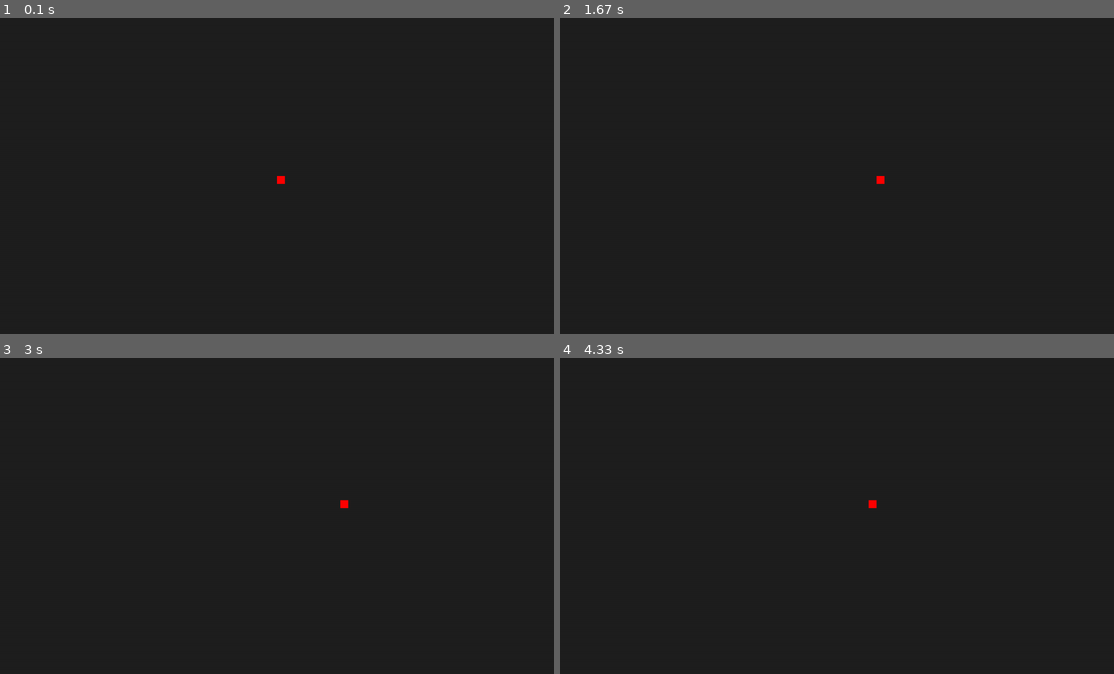
Above: before the commit, frames 1-4 (two rows, left to right).
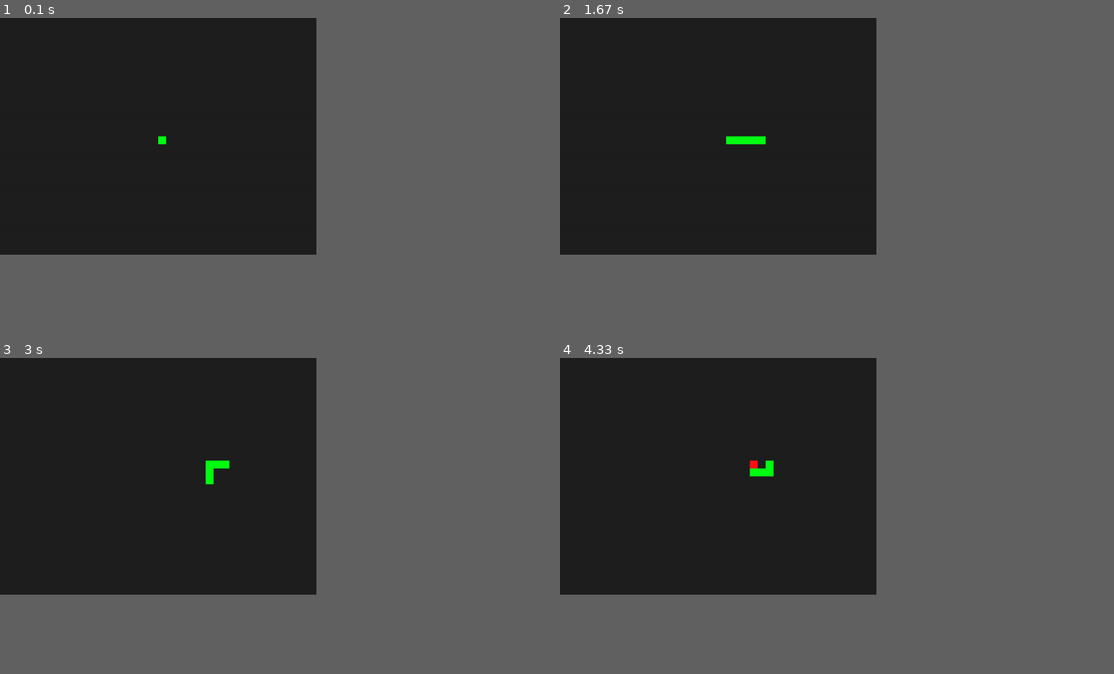
Above: after the commit, the same moments.

Repository: Filip-Kubecki/PythonProjects
Game: pygame game, started from SnakeWithPyGame/Main.py
Two runs of this game, one before a commit and one after it. Both use one fixed random seed, a clock stepped at 60 frames per second and the inputs below.
Inputs:
- Up to frame 1 (0.1 s): no input
- Up to frame 2 (1.67 s): hold P 0.33-0.8 s; hold D 0.33-0.8 s; hold P 0.83-1.3 s; hold D 0.83-1.3 s
- Up to frame 3 (3 s): hold W 1.83-2.3 s; hold D 2.33-2.8 s; hold A from 2.83 s (still down)
- Up to frame 4 (4.33 s): release A at 3.37 s; hold S 3.4-3.7 s; hold A 3.73-4.13 s; hold W from 4.17 s (still down)
In our replay, the window is 900x514 before the commit and 514x385 after it. These sizes can differ from the game's own. Grey fills any space a smaller window leaves; there, only what the larger window draws over its background counts as a difference.

The runs differ from the first frame. In frame 1, less than 0.1% of the frame differs, in the area x 28-52%, y 37-53%; in frame 2, 0.2%, in the area x 29-59%, y 37-53%; in frame 3, 0.2%; in frame 4, 0.2%.

Commit message:
Added Snake class with its basic functionalities: - movement, - collisions with itself, - adding new segments, - updating its values

Diff:
--- /dev/null
+++ b/SnakeWithPyGame/Apple.py
@@ -0,0 +1,7 @@
+import pygame
+from tools import Direction
+
+class Apple():
+    def __init__(self):
+        self.color = "#ff0000"
+        self.rect = pygame.pygame.rect.Rect(-100, -100, 20, 20)
--- a/SnakeWithPyGame/Main.py
+++ b/SnakeWithPyGame/Main.py
@@ -1,23 +1,29 @@
 # Example file showing a circle moving on screen
 import pygame
 import math
+from Snake import Snake
 from tools import Direction
 
-# pygame setup
+# Pygame setup
 pygame.init()
+pygame.display.set_caption("Snake")
 clock = pygame.time.Clock()
+screen = pygame.display.set_mode((800, 600))
 running = True
 
-screen = pygame.display.set_mode((1400, 800))
+# Snake object setup
+snake = Snake(screen.get_width() / 2, screen.get_height() / 2)
+
+# Apple rectangle
+
+
+# Game variables
 dt = 0
-
-snake_head = pygame.Rect(screen.get_width() / 2, screen.get_height() / 2, 20, 20)
-snake_direction = Direction.NONE
-
 counter = 0
 
+
+# Main loop of game -------------------------------------------------------------------------
 while running:
-    counter += 1
     # pygame.QUIT event means the user clicked X to close your window
     for event in pygame.event.get():
         if event.type == pygame.QUIT:
@@ -26,35 +32,24 @@
     # fill the screen with a color to wipe away anything from last frame
     screen.fill("#1f1f1f")
 
-    # Draw Player
-    pygame.draw.rect(screen, "red", snake_head)
+    # Draw snake object
+    snake.draw_snake(screen)
 
     # Event on pressed WSAD keys
     keys = pygame.key.get_pressed()
-    if keys[pygame.K_w]:
-        snake_direction = Direction.UP
-    elif keys[pygame.K_s]:
-        snake_direction = Direction.DOWN
-    elif keys[pygame.K_a]:
-        snake_direction = Direction.LEFT
-    elif keys[pygame.K_d]:
-        snake_direction = Direction.RIGHT
+    snake.key_event(keys)
 
-    # Move snake
+    # Update state of snake: position and directions of segments
     if counter >= 15:
         counter = 0
-        match snake_direction:
-            case Direction.UP:
-                snake_head.y -= 20
-            case Direction.DOWN:
-                snake_head.y += 20
-            case Direction.LEFT:
-                snake_head.x -= 20
-            case Direction.RIGHT:
-                snake_head.x += 20
+        if keys[pygame.K_p]:
+          snake.add_segment()
+        snake.update()
 
-    # flip() the display to put your work on screen
+    # Update everything on screen
     pygame.display.flip()
+
+    counter += 1
 
     # limits FPS to 60
     dt = clock.tick(60) / 1000
--- /dev/null
+++ b/SnakeWithPyGame/Snake.py
@@ -0,0 +1,79 @@
+import pygame
+from tools import Direction
+
+class Snake():
+    def __init__(self, x, y):
+        self.segments = list()
+        self.segments.append(Segment(x, y))
+
+    def self_collision(self):
+        # TODO: end game on collision
+        head = self.segments[0]
+        for segment in self.segments[1:]:
+            if head.rect.colliderect(segment.rect):
+                self.segments[0].color = "#ff1216"
+
+    def change_direction(self, new_direction):
+        self.segments[0].direction = new_direction
+
+    def draw_snake(self, screen):
+        for segment in self.segments:
+            segment.draw_segment(screen)
+
+    def update(self):
+        self.self_collision()
+        for segment in self.segments:
+            match segment.direction:
+                case Direction.UP:
+                    segment.rect.y -= 20
+                case Direction.DOWN:
+                    segment.rect.y += 20
+                case Direction.LEFT:
+                    segment.rect.x -= 20
+                case Direction.RIGHT:
+                    segment.rect.x += 20
+        self.update_direction()
+
+    def update_direction(self):
+        for i in range(len(self.segments)-1, 0, -1):
+            self.segments[i].direction = self.segments[i-1].direction
+
+    def add_segment(self):
+        tail = self.segments[-1]
+
+        new_segment = Segment(tail.rect.x, tail.rect.y)
+
+        match tail.direction:
+                case Direction.UP:
+                    new_segment.rect.y += 20
+                case Direction.DOWN:
+                    new_segment.rect.y -= 20
+                case Direction.LEFT:
+                    new_segment.rect.x += 20
+                case Direction.RIGHT:
+                    new_segment.rect.x -= 20
+
+        new_segment.direction = tail.direction
+        self.segments.append(new_segment)
+
+    def key_event(self, key_event):
+        if key_event[pygame.K_w]:
+            self.change_direction(Direction.UP)
+        elif key_event[pygame.K_s]:
+            self.change_direction(Direction.DOWN)
+        elif key_event[pygame.K_a]:
+            self.change_direction(Direction.LEFT)
+        elif key_event[pygame.K_d]:
+            self.change_direction(Direction.RIGHT)
+
+class Segment():
+    def __init__(self, x ,y):
+        self.direction = Direction.NONE
+        self.color = "#00ff13"
+        self.rect = pygame.rect.Rect(x, y, 20, 20)
+
+    def draw_segment(self, screen):
+        pygame.draw.rect(screen, self.color, self.rect)
+
+    def change_direction(self, new_direction):
+        self.direction = new_direction
